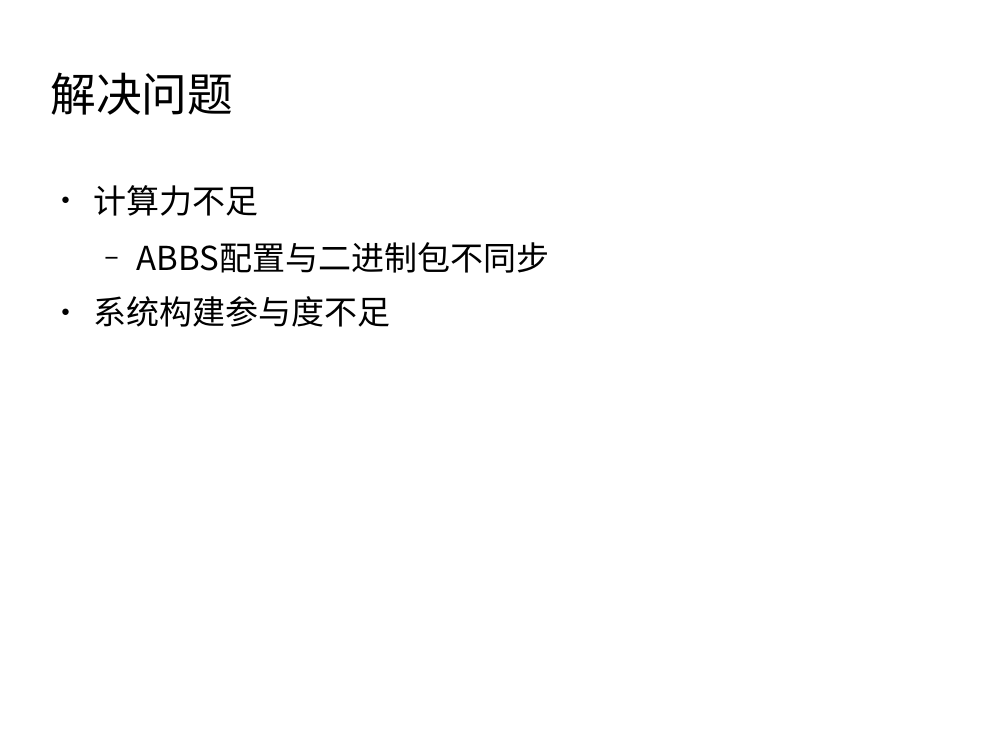
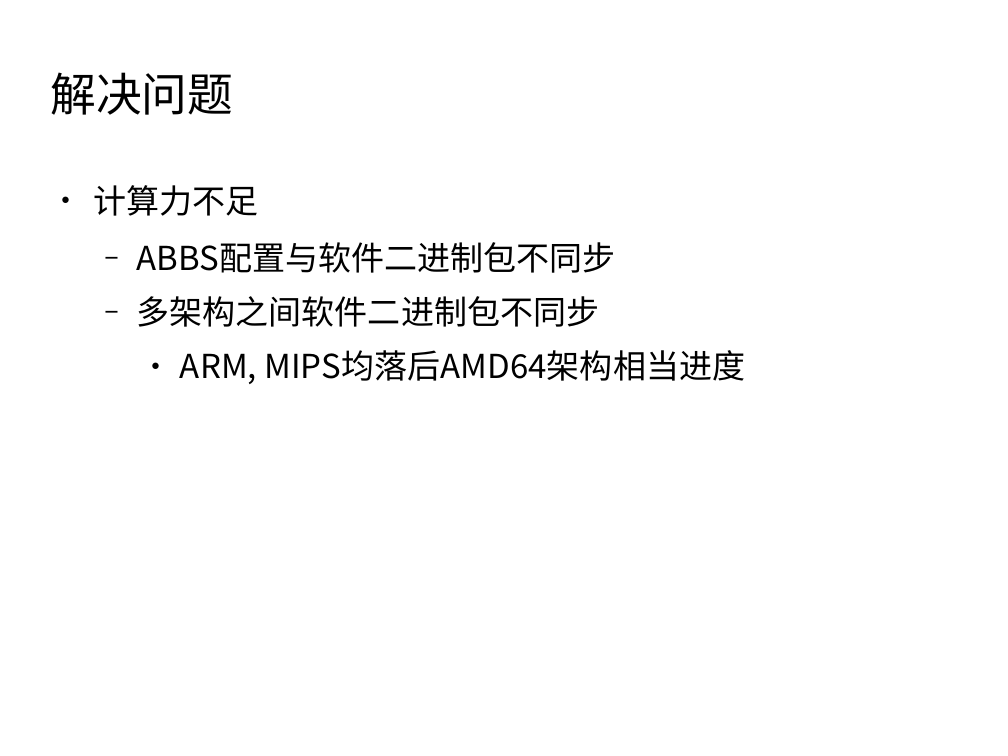
Before and after one commit to jyhi/draft-dabbs, a slide deck: slide 2 of distributed-abbs.odp. Drawn at 1008x756 pixels with LibreOffice and Linux fonts; fonts in the diff are those of the drawing; background and template pictures are left out. Boxes give left, top, right and bottom in pixels: in the first picture for what was removed or moved away, otherwise in the second. Text is boxed around its words. In the diff, an @@ line names an element or a change of style, - is before the commit and + after.

```diff
--- a/distributed-abbs.odp
+++ b/distributed-abbs.odp
@@ text at (x1=137, y1=242, x2=745, y2=384): text changed @@
-  − ABBS配置与二进制包不同步
-● 系统构建参与度不足
+  − ABBS配置与软件二进制包不同步
+  − 多架构之间软件二进制包不同步
+    ● ARM, MIPS均落后AMD64架构相当进度
```
Also in this commit, not shown: 1 other slide changed, 4 slides added, 2 slides removed, 5 other files.
